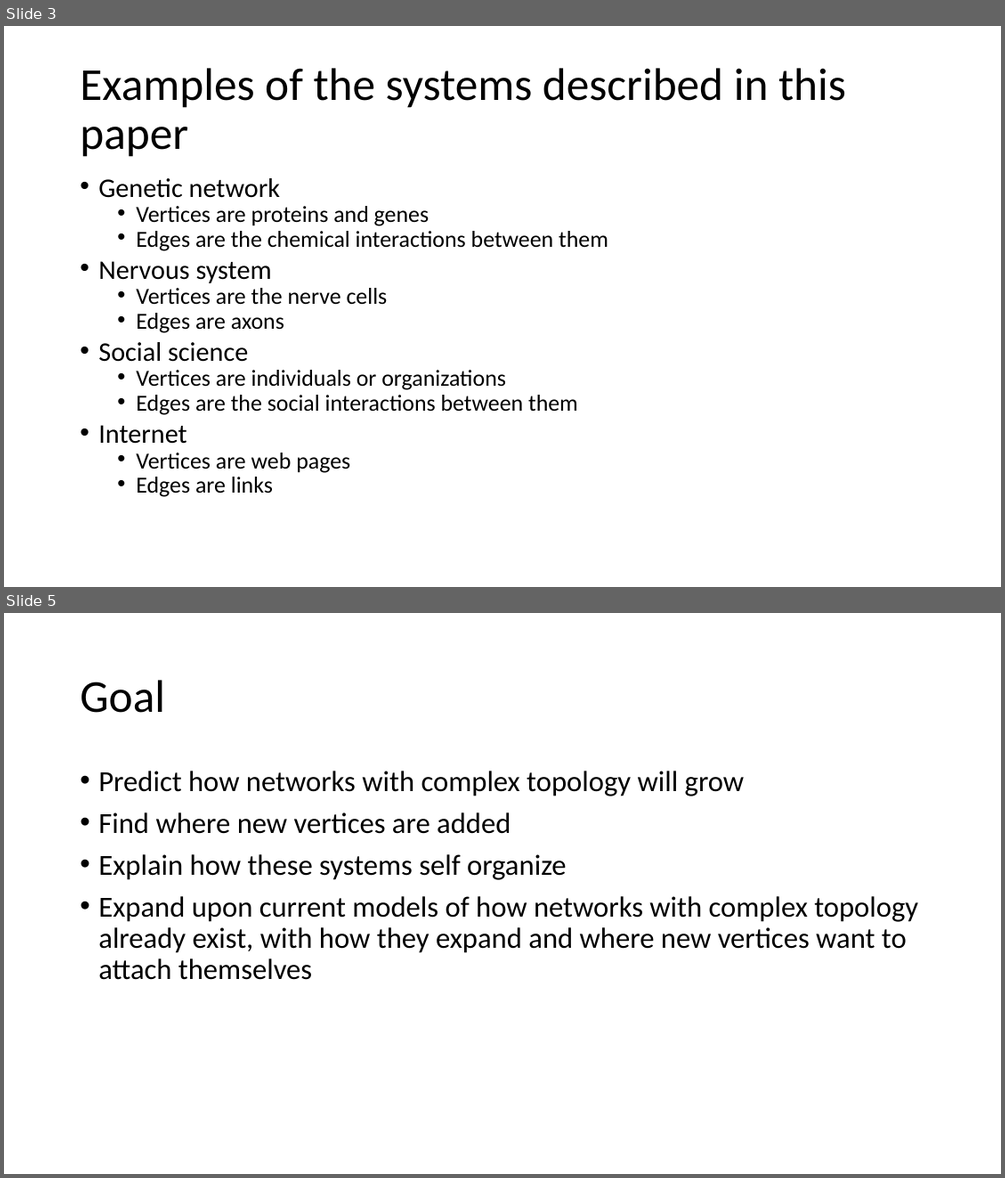
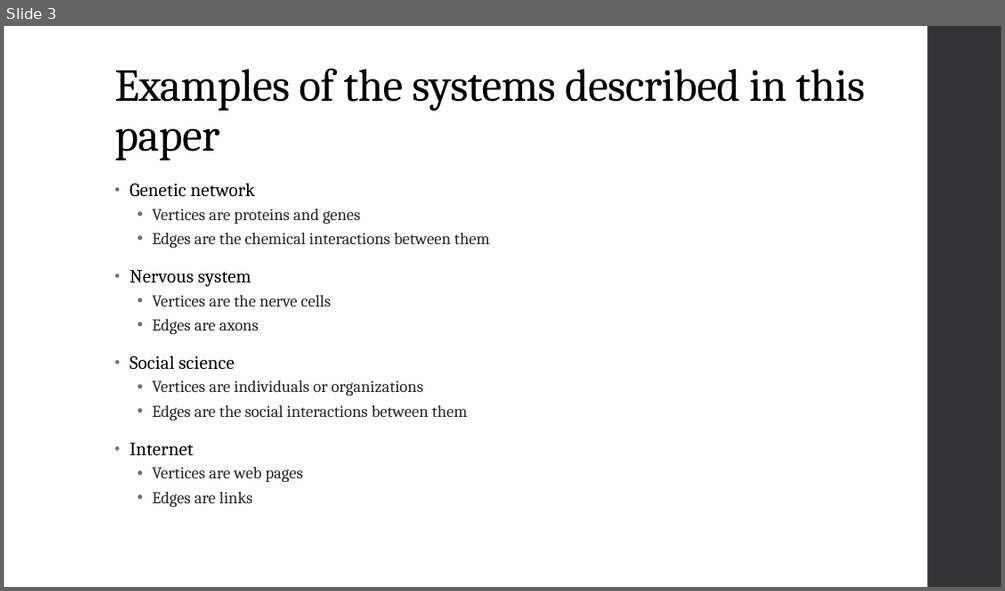
Before and after one commit to JefreyHildebrandt/UCF-Schoolwork, a slide deck: CAP6675 - Complex Adaptive Systems/EmergenceOfScalingPresentation/PresentationDraft2.pptx. Shown one above the other, each under a label of ours: slides 3 and 5 before the commit, slide 3 after it; the slides between them are not shown. The pictures are 1005x1178 and 1005x591 pixels, drawn with LibreOffice and Linux fonts; fonts in the diff are those of the drawing. Boxes give left, top, right and bottom in pixels: in the first picture for what was removed or moved away, otherwise in the second. Text is boxed around its words. In the diff, an @@ line names an element or a change of style, - is before the commit and + after.

```diff
--- a/CAP6675 - Complex Adaptive Systems/EmergenceOfScalingPresentation/PresentationDraft2.pptx
+++ b/CAP6675 - Complex Adaptive Systems/EmergenceOfScalingPresentation/PresentationDraft2.pptx
@@ slide 5 removed at [4,613,1001,1174], background #FFFFFF @@
@@ title removed at [80,680,165,713] @@
-Goal
@@ text removed at [98,771,918,980] @@
-• Predict how networks with complex topology will grow
-• Find where new vertices are added
-• Explain how these systems self organize
-• Expand upon current models of how networks with complex topology already exist, with how they expand and where new vertices want to attach themselves
@@ slide 3 changed as well @@
@@ rectangle added at [928,26,1001,587], fill #353537 @@
@@ title "Examples of the systems described ...": place and size @@
-title "Examples of the systems described ..." at [80,68,846,157]
+title "Examples of the systems described ..." at [114,68,866,160]
@@ title "Examples of the systems described ..." at [114,68,866,160]: font Calibri to Cambria, letter spacing 0 to -0.5 pt; vertical alignment middle to bottom @@
@@ text "Genetic network": place and size @@
-text "Genetic network" at [98,178,608,497]
+text "Genetic network" at [129,183,490,507]
@@ text "Genetic network" at [129,183,490,507]: size 25.9 to 18 pt, letter spacing 0 to 0.1 pt in "Genetic network", "Nervous system", "Social science", "Internet"; font Calibri to Cambria; size 22.2 to 16 pt, text colour #000000 to #262626 in "Vertices are proteins and genes", "Edges are the chemical interactions between them", "Vertices are the nerve cells", "Edges are axons" and 4 more places; indent changed; line spacing 0.7 to 0.95; more space between paragraphs; line spacing 0.7 to 0.9 @@
```
Also in this commit, not shown: 16 other slides changed, 7 slides added, 4 other slides removed, 4 other files.
